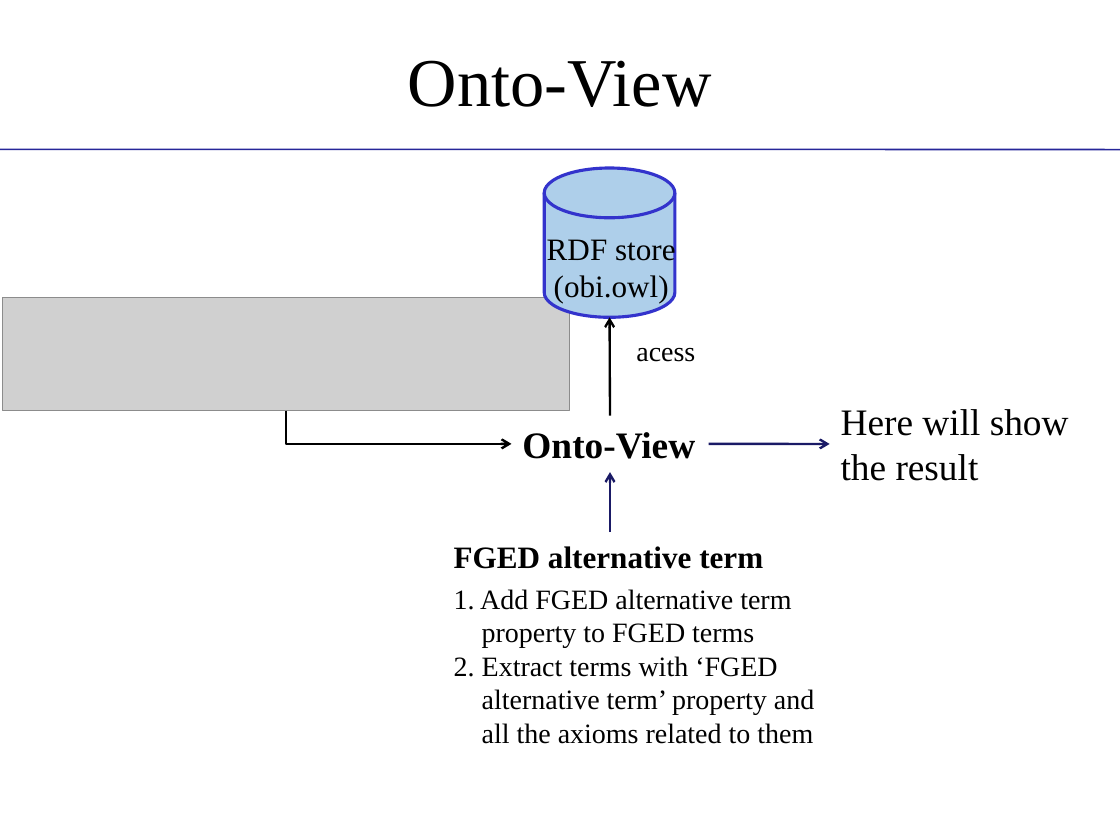
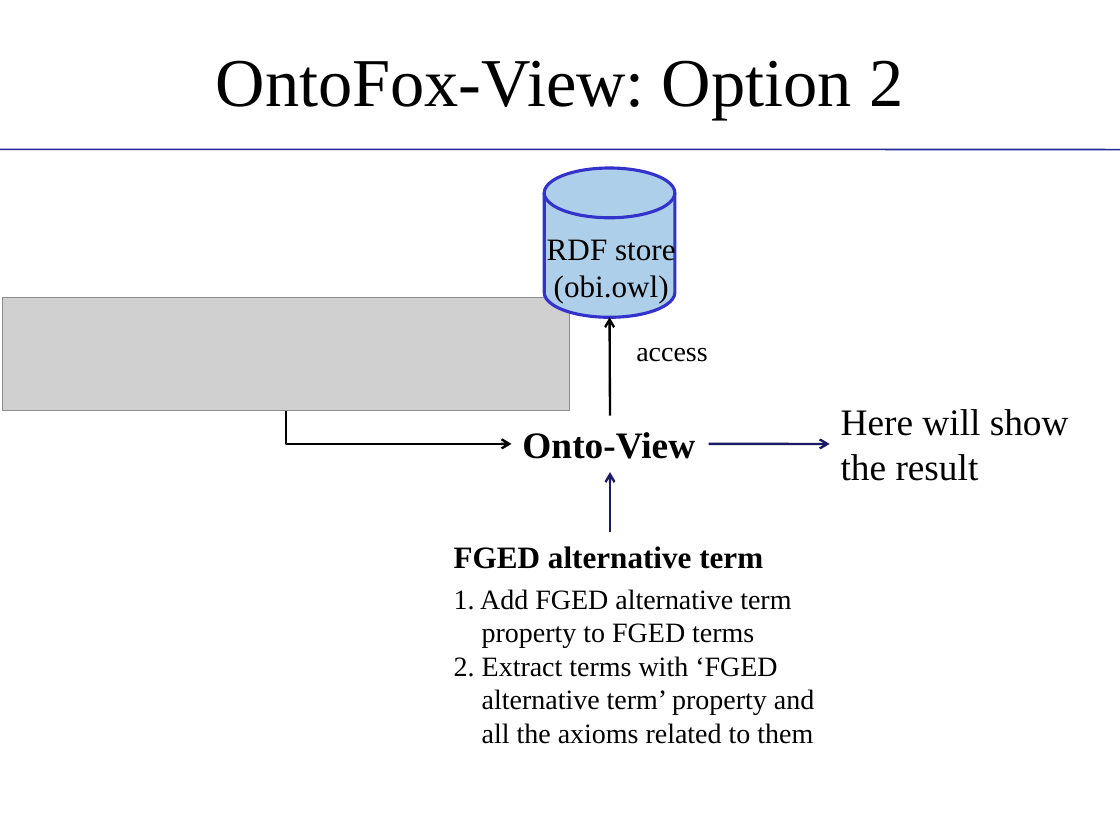
Before and after one commit to obi-ontology/obi-legacy-svn, a slide deck: slide 16 of trunk/docs/presentations/OBI tutorial July 2011 ICBO/MIREOT-View.pptx. Drawn at 1120x840 pixels with LibreOffice and Linux fonts; fonts in the diff are those of the drawing; grey boxes stand for pictures; background and template pictures are left out. Boxes give left, top, right and bottom in pixels: in the first picture for what was removed or moved away, otherwise in the second. Text is boxed around its words. In the diff, an @@ line names an element or a change of style, - is before the commit and + after.

```diff
--- a/trunk/docs/presentations/OBI tutorial July 2011 ICBO/MIREOT-View.pptx
+++ b/trunk/docs/presentations/OBI tutorial July 2011 ICBO/MIREOT-View.pptx
@@ title at <box>216,60,903,120</box>: text changed @@
-Onto-View
+OntoFox-View: Option 2
@@ text at <box>636,347,707,362</box>: text changed @@
-acess
+access
```
Also in this commit, not shown: 9 other slides changed.
